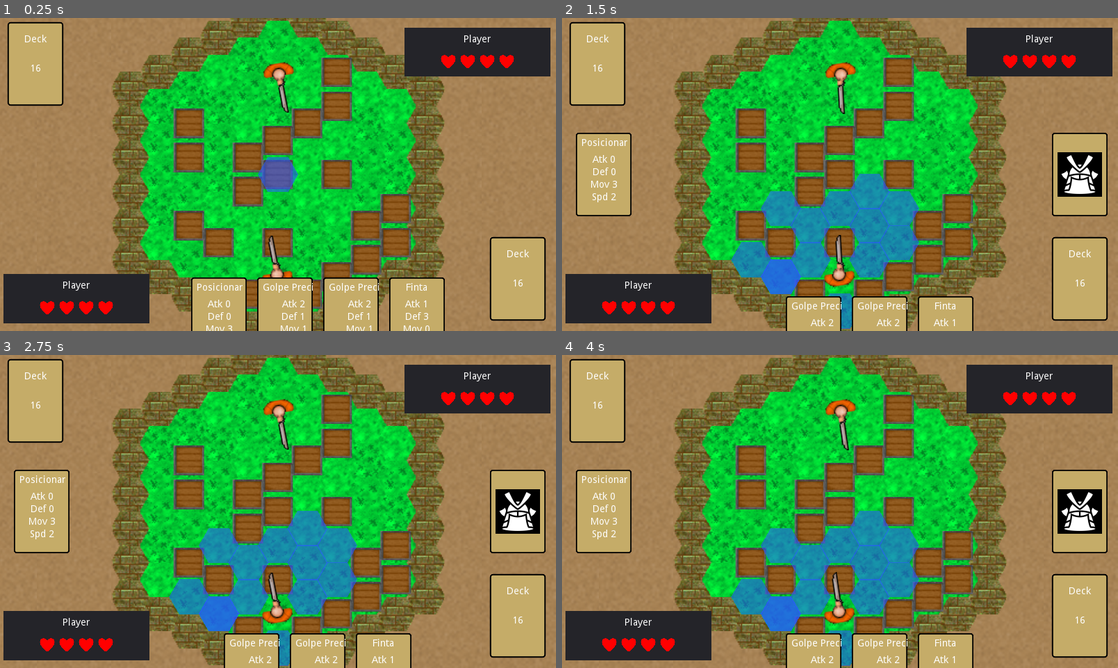
Above: before the commit, frames 1-4 (two rows, left to right).
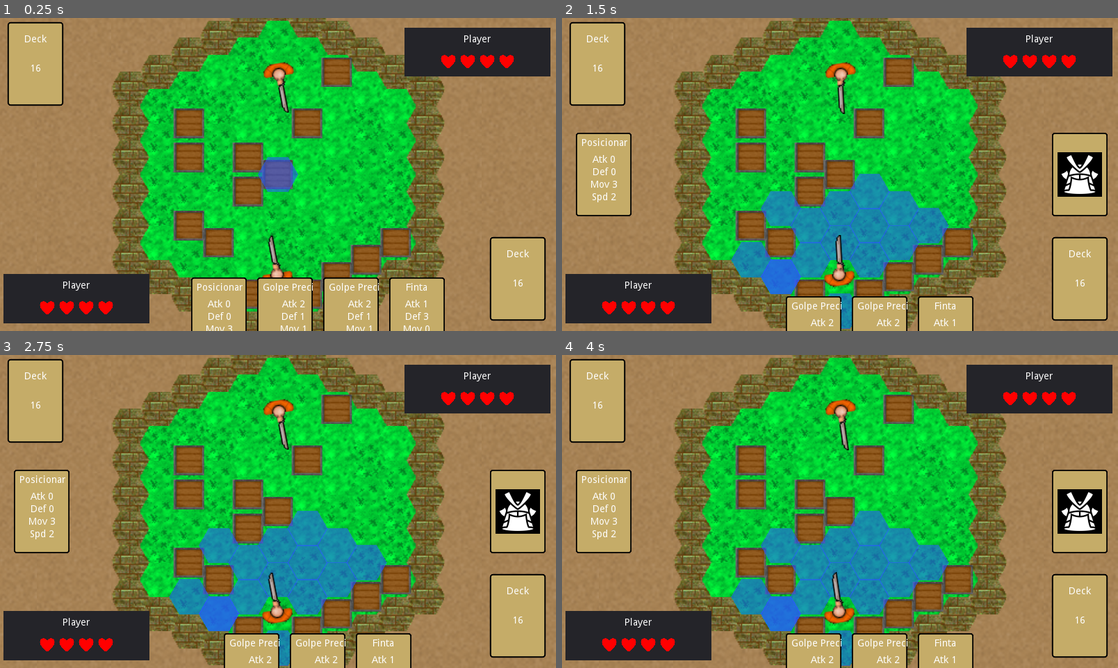
Above: after the commit, the same moments.

Repository: AndreMicheletti/samurai-hex-game
Game: Godot game, scene res://scenes/Game.tscn
The game is run twice, just before and just after one commit, with the same random seed, the same clock (stepped at 60 frames per second) and the same inputs.
Inputs (mouse positions are in pixels of both pictures, inside the frame that each line leads up to):
- Up to frame 1 (0.25 s): no input
- Up to frame 2 (1.5 s): move the mouse to (778, 284) at 0.52 s; click (778, 284) at 0.67 s; move the mouse to (1079, 277) at 1.27 s; click (1079, 277) at 1.42 s
- Up to frame 3 (2.75 s): move the mouse to (33, 401) at 2.02 s; click (33, 401) at 2.17 s
- Up to frame 4 (4 s): move the mouse to (606, 511) at 2.77 s; click (606, 511) at 2.92 s; move the mouse to (1079, 511) at 3.52 s; click (1079, 511) at 3.67 s

The runs differ from the first frame. In frame 1, 3.1% of the frame differs, in the area x 47-74%, y 23-77%; in frame 2, 3.3%; in frame 3, 3.3%, in the area x 46-74%, y 23-78%; in frame 4, 3.3%.

Commit message:
some fixes

Diff:
--- a/scripts/Highlight.gd
+++ b/scripts/Highlight.gd
@@ -36,7 +36,7 @@
 		return
 	if character.active:
 		var path = world.find_path(hex_pos, character.hex_pos)
-		if (path.size()) <= character.get_remaining_moves():
+		if path.size() <= character.get_remaining_moves() and path.size() != 0:
 			visible = true
 		else:
 			visible = false
--- a/scripts/World.gd
+++ b/scripts/World.gd
@@ -17,7 +17,7 @@
 export(Vector2) var playerStart = Vector2(0, 0)
 export(Vector2) var enemyStart = Vector2(0, 0)
 
-export(int) var boxCount = 20
+export(int) var boxCount = 14
 
 var tile_scene = preload("res://scenes/world/Tile.tscn")
 var back_scene = preload("res://scenes/world/background.tscn")
